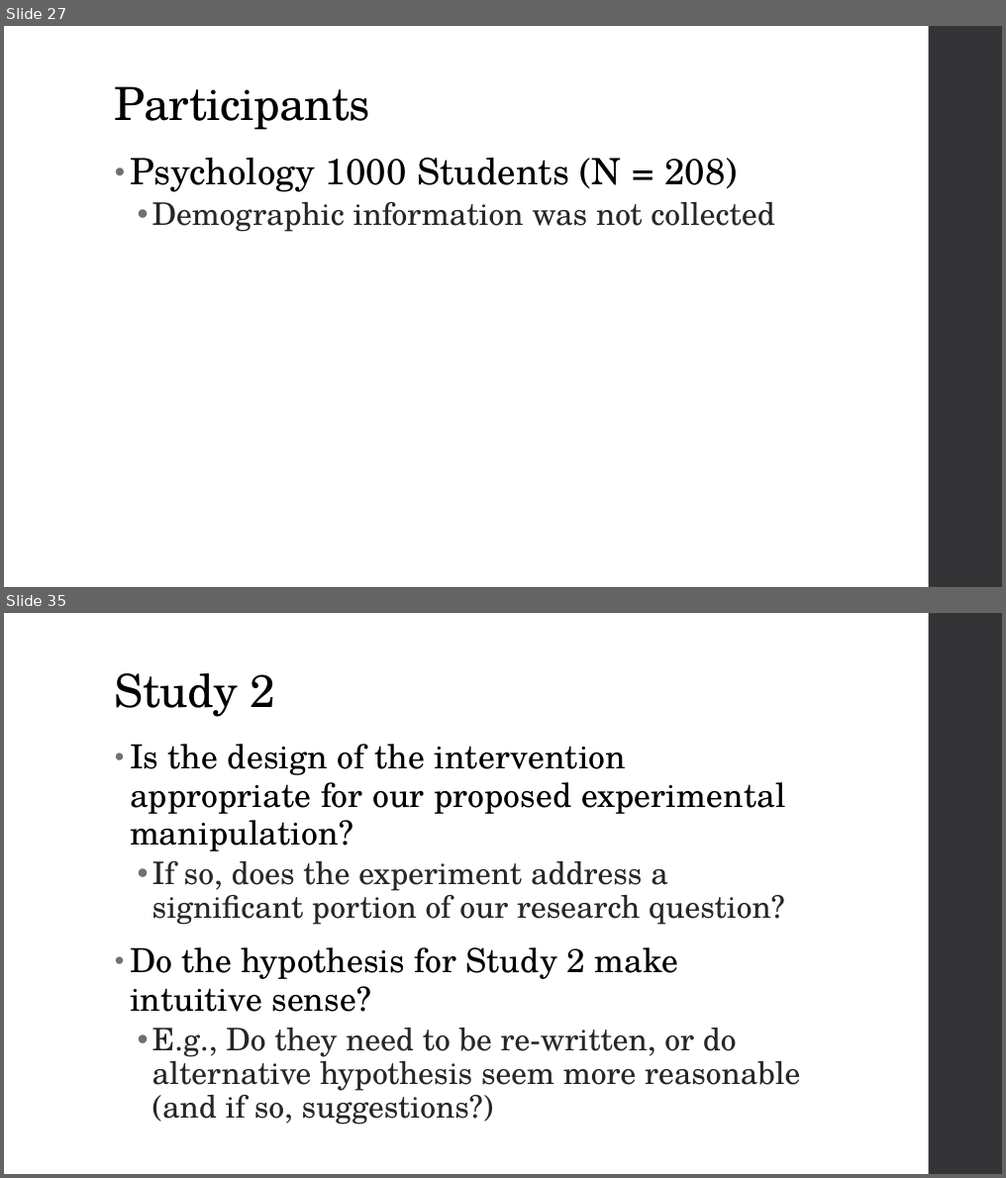
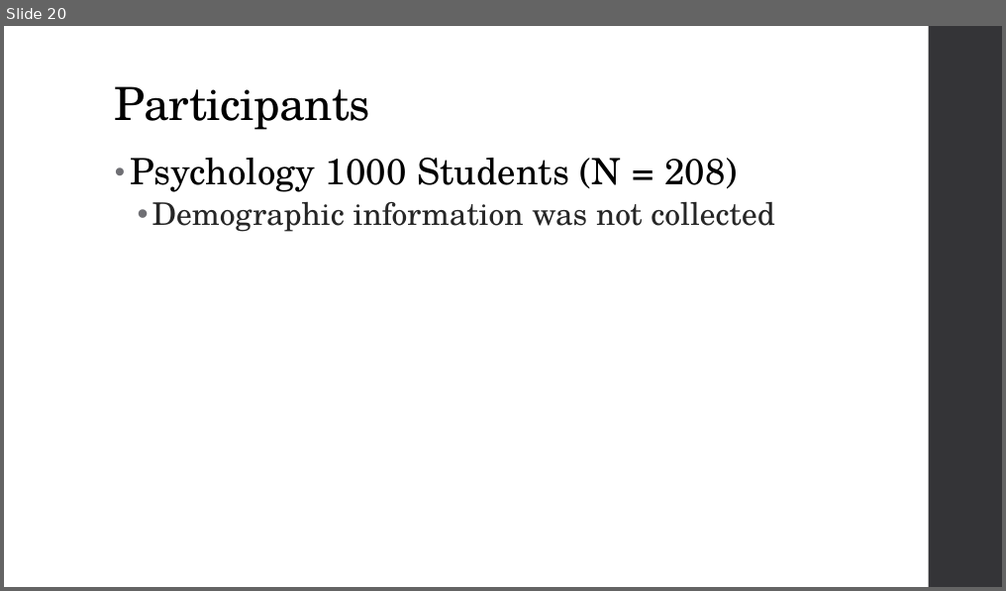
Before and after one commit to seanxduan/psych-phd, a slide deck: Presentations/Dissertation Proposal Short PresentationV2 08-28-24.pptx. Shown one above the other, each under a label of ours: slides 27 and 35 before the commit, slide 20 after it; the slides between them are not shown. The pictures are 1006x1178 and 1006x591 pixels, drawn with LibreOffice and Linux fonts; fonts in the diff are those of the drawing. Boxes give left, top, right and bottom in pixels: in the first picture for what was removed or moved away, otherwise in the second. Text is boxed around its words. In the diff, an @@ line names an element or a change of style, - is before the commit and + after.

```diff
--- a/Presentations/Dissertation Proposal Short PresentationV2 08-28-24.pptx
+++ b/Presentations/Dissertation Proposal Short PresentationV2 08-28-24.pptx
@@ slide 35 removed at (4,613,1002,1174), background #FFFFFF; not listed: 1 template element that a slide beside it also shows @@
@@ title removed at (115,673,275,717) @@
-Study 2
@@ text removed at (130,744,800,1125) @@
-• Is the design of the intervention appropriate for our proposed experimental manipulation?
-  • If so, does the experiment address a significant portion of our research question?
-• Do the hypothesis for Study 2 make intuitive sense?
-  • E.g., Do they need to be re-written, or do alternative hypothesis seem more reasonable (and if so, suggestions?)
@@ what was slide 27 is now slide 20 @@
```
Also in this commit, not shown: 16 slides changed, 10 slides added, 5 other slides removed, 3 other files.
